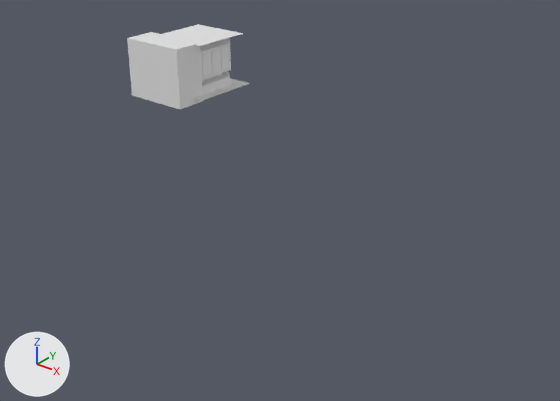
The Blender file Models/controll_room/controllroom.blend as it was, and as the next commit left it.
Before and after are seen from a 50 mm lens placed at (29.2, -29.6, 12.9), pointed at (7.4, -2.4, -3.9). Arrows for +X, +Y and +Z are at lower left; the lights stay in place. Materials are left out; every surface is plain grey.

Objects in the first picture: 'ceiling', 'room', 'wall_back'.
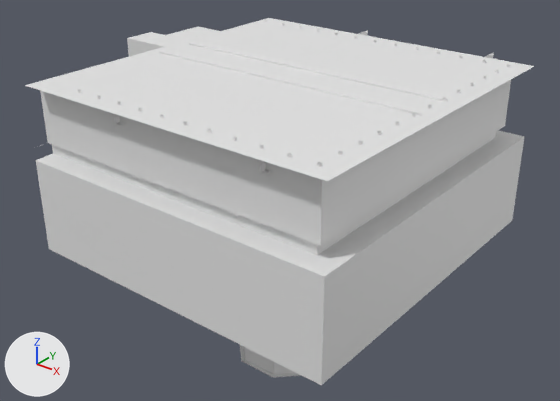
Patch to the scene script:
```diff
--- a/Models/controll_room/controllroom.blend.py
+++ b/Models/controll_room/controllroom.blend.py
@@ me_plane_004 @@
 me_plane_004.from_pydata(...)  # 4 vertices, 1 face; spans x -1.68..1.68, y -1.68..1.68, z 0.0
 # used by ob_ceiling; parent = ob_room; location = (0.0473, -0.0403, 2.798)
 # verts and faces of me_plane_004; kept vertices keep their numbers, new ones are numbered from 4
+# me_plane_004 part 1
+delete_vertices([*range(0, 4)])  # with the faces that use them
+verts[4] = (-1.35, 1.31, 0.0)  # pixel (197, 26)
+verts[5] = (-1.35, -1.29, 0.0)  # pixel (163, 35)
+verts[6] = (-1.35, -1.29, 0.0)  # pixel (163, 35)
+for new, old in zip([7, 8, 9], [4, 5, 6]): verts[new] = verts[old] + (2.21, 0.0, 0.0)
+edges += [(6, 9)]
+faces += [(4, 7, 8, 5)]
@@ me_cube_033 @@
+me_cube_033.from_pydata([(-7.07, -1.0, -0.13), (-7.07, -1.0, 0.04), (-7.07, 1.0, -0.13), (-7.07, 1.0, 0.04), (7.07, -1.0, -0.13), (7.07, -1.0, 0.04), (7.07, 1.0, -0.13), (7.07, 1.0, 0.04)], [], [(2, 3, 7, 6), (4, 5, 1, 0), (2, 6, 4, 0)])
@@ me_cube_021 @@
+me_cube_021.from_pydata([(-5.3, -5.3, 5.6), (-5.3, 10.2, 5.6), (10.8, -5.3, 5.6), (10.8, 10.2, 5.6)], [], [(3, 1, 0, 2)])
@@ ob_cube_024 @@
+ob_cube_024 = bpy.data.objects.new('Cube.024', me_cube_033)
+ob_cube_024.location = (9.1, -3.78, 3.17)
@@ ob_cube_023 @@
+ob_cube_023 = bpy.data.objects.new('Cube.023', me_cube_032)  # 16 vertices, 8 faces; spans x -1.0..1.0, y -1.0..0.6, z -1.0..38.1; modifiers ARRAY
+ob_cube_023.location = (15.94, -10.98, 0.32)
+ob_cube_023.rotation_euler = (0.0, 0.0, -3.142)  # degrees (0, 0, -180)
+ob_cube_023.scale = (0.0761, 0.0761, 0.0761)
@@ ob_cube_022 @@
+ob_cube_022 = bpy.data.objects.new('Cube.022', me_cube_032)  # 16 vertices, 8 faces; spans x -1.0..1.0, y -1.0..0.6, z -1.0..38.1; modifiers ARRAY
+ob_cube_022.location = (15.94, 2.22, 0.32)
+ob_cube_022.rotation_euler = (0.0, 0.0, -1.571)  # degrees (0, 0, -90)
+ob_cube_022.scale = (0.0761, 0.0761, 0.0761)
@@ ob_cube_021 @@
+ob_cube_021 = bpy.data.objects.new('Cube.021', me_cube_032.copy())  # modifiers ARRAY
+ob_cube_021.location = (1.88, 3.4, 0.32)
+ob_cube_021.scale = (0.0761, 0.0761, 0.0761)
@@ ob_cube_012 @@
+ob_cube_012 = bpy.data.objects.new('Cube.012', me_cube_022)  # 136 vertices, 126 faces; spans x -1.2..1.64, y -0.09..0.1, z -0.1..0.09; modifiers ARRAY
+ob_cube_012.location = (13.93, -9.42, 2.59)
+ob_cube_012.rotation_euler = (0.0, 0.0, 1.571)  # degrees (0, 0, 90)
+ob_cube_012.scale = (1.58, 1.58, 1.58)
@@ ob_cube_010 @@
+ob_cube_010 = bpy.data.objects.new('Cube.010', me_cube_022)  # 136 vertices, 126 faces; spans x -1.2..1.64, y -0.09..0.1, z -0.1..0.09; modifiers ARRAY
+ob_cube_010.location = (6.54, -9.42, 2.59)
+ob_cube_010.rotation_euler = (0.0, 0.0, 1.571)  # degrees (0, 0, 90)
+ob_cube_010.scale = (1.58, 1.58, 1.58)
@@ ob_reactorroom_walls_001 @@
+ob_reactorroom_walls_001 = bpy.data.objects.new('reactorroom_walls.001', me_cube_021)
+ob_reactorroom_walls_001.location = (6.63, -1.03, -2.45)
+ob_reactorroom_walls_001.rotation_euler = (0.0, 0.0, -1.571)  # degrees (0, 0, -90)
@@ ob_reactorroom_floor @@
+ob_reactorroom_floor = bpy.data.objects.new('reactorroom_floor', me_cube_020)  # 52 vertices, 42 faces; spans x -5.3..10.8, y -5.3..10.2, z -8.7..-2.2
+ob_reactorroom_floor.location = (6.63, -1.03, -2.45)
+ob_reactorroom_floor.rotation_euler = (0.0, 0.0, -1.571)  # degrees (0, 0, -90)
@@ ob_reactorroom_walls @@
+ob_reactorroom_walls = bpy.data.objects.new('reactorroom_walls', me_cube_019)  # 34 vertices, 22 faces; spans x -5.3..10.8, y -5.3..10.2, z -2.2..5.6
+ob_reactorroom_walls.location = (6.63, -1.03, -2.45)
+ob_reactorroom_walls.rotation_euler = (0.0, 0.0, -1.571)  # degrees (0, 0, -90)
```

Location of each change, (x1, y1, x2, y2) in pixels of the pictures (560 x 401 px):
'reactorroom_walls', added: after (36, 80, 524, 385)
'reactorroom_walls.001', added: after (25, 18, 534, 181)
'Cube.024', added: after (159, 43, 448, 116)
'ceiling', reshaped: before (162, 24, 243, 46); after (167, 27, 220, 40)
'reactorroom_floor', added: after (240, 345, 301, 377)
'Cube.023', added: after (77, 90, 322, 246)
'Cube.022', added: after (338, 70, 499, 155)
'Cube.012', added: after (260, 52, 496, 174)
'Cube.010', added: after (114, 30, 372, 126)
'Cube.021', added: after (265, 20, 511, 67)
'wall_back', unchanged, covered by the edit: before (127, 32, 203, 109); after (127, 32, 187, 56)
'room', unchanged, covered by the edit: before (154, 32, 231, 95)
